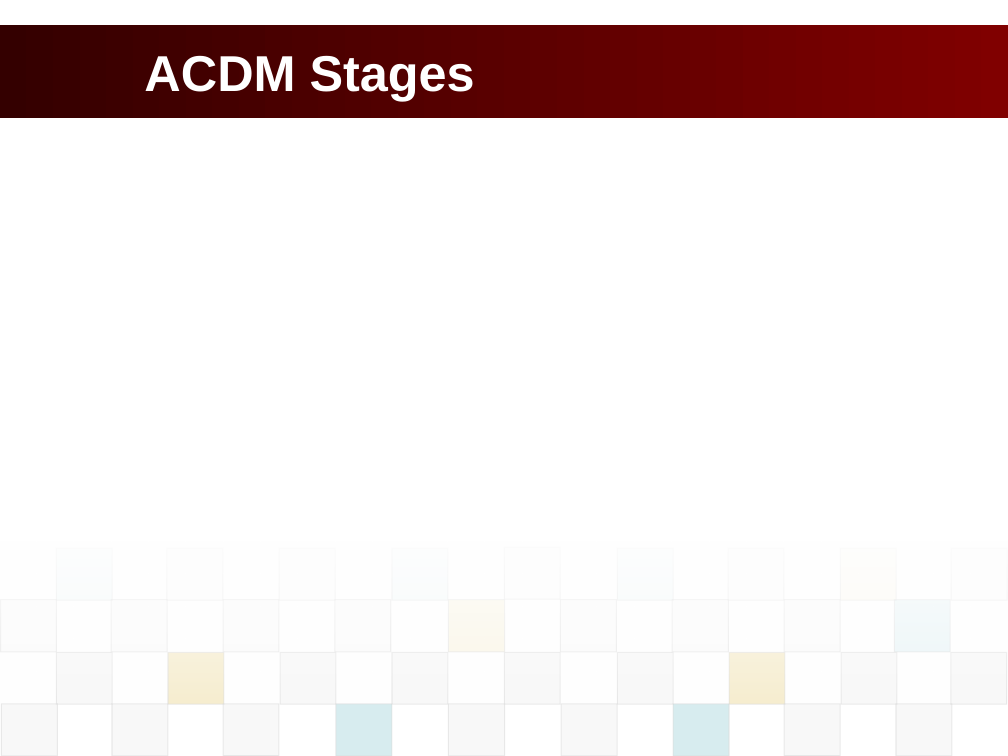
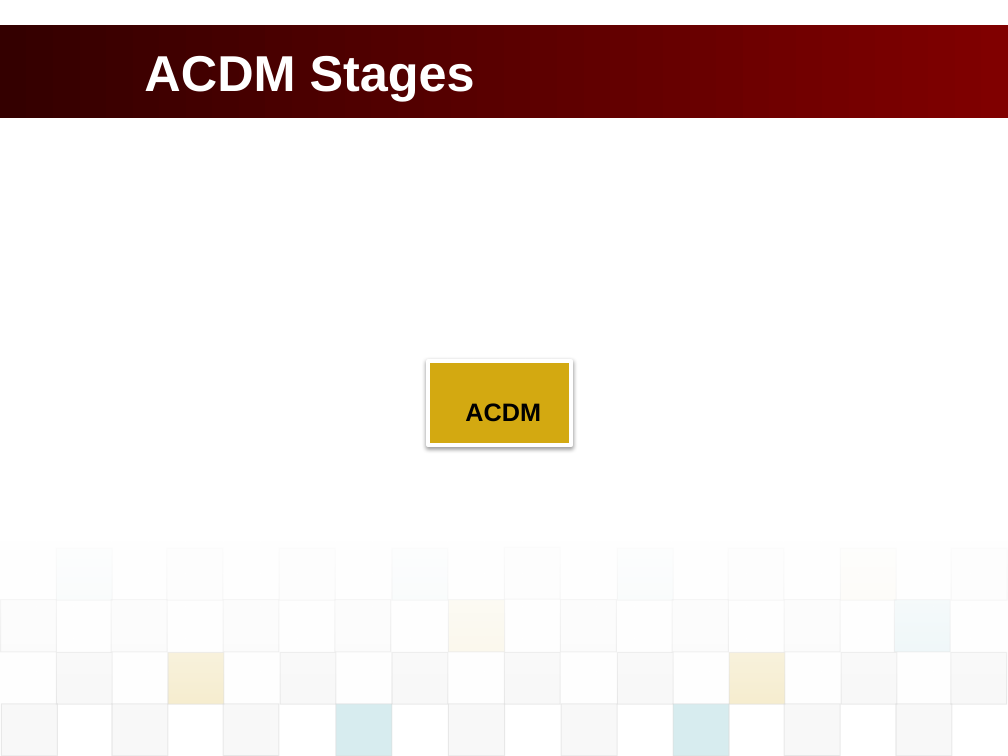
Before and after one commit to vucongthuc/hit-team-2012, a slide deck: slide 6 of Architect and Design/Final Project/K15T2_Team2_FinalProject/POS_Presentation/POS_PresentationSlide.pptx. Drawn at 1008x756 pixels with LibreOffice and Linux fonts; fonts in the diff are those of the drawing; background and template pictures are left out. Boxes give left, top, right and bottom in pixels: in the first picture for what was removed or moved away, otherwise in the second. Text is boxed around its words. In the diff, an @@ line names an element or a change of style, - is before the commit and + after.

```diff
--- a/Architect and Design/Final Project/K15T2_Team2_FinalProject/POS_Presentation/POS_PresentationSlide.pptx
+++ b/Architect and Design/Final Project/K15T2_Team2_FinalProject/POS_Presentation/POS_PresentationSlide.pptx
@@ rectangle added at box(428, 361, 572, 445), fill #D3A911, outline #FFFFFF 3 pt, 18 pt, text #000000, bold @@
+ACDM
```
Also in this commit, not shown: 11 other slides changed, 1 slide removed, 1 other file.
